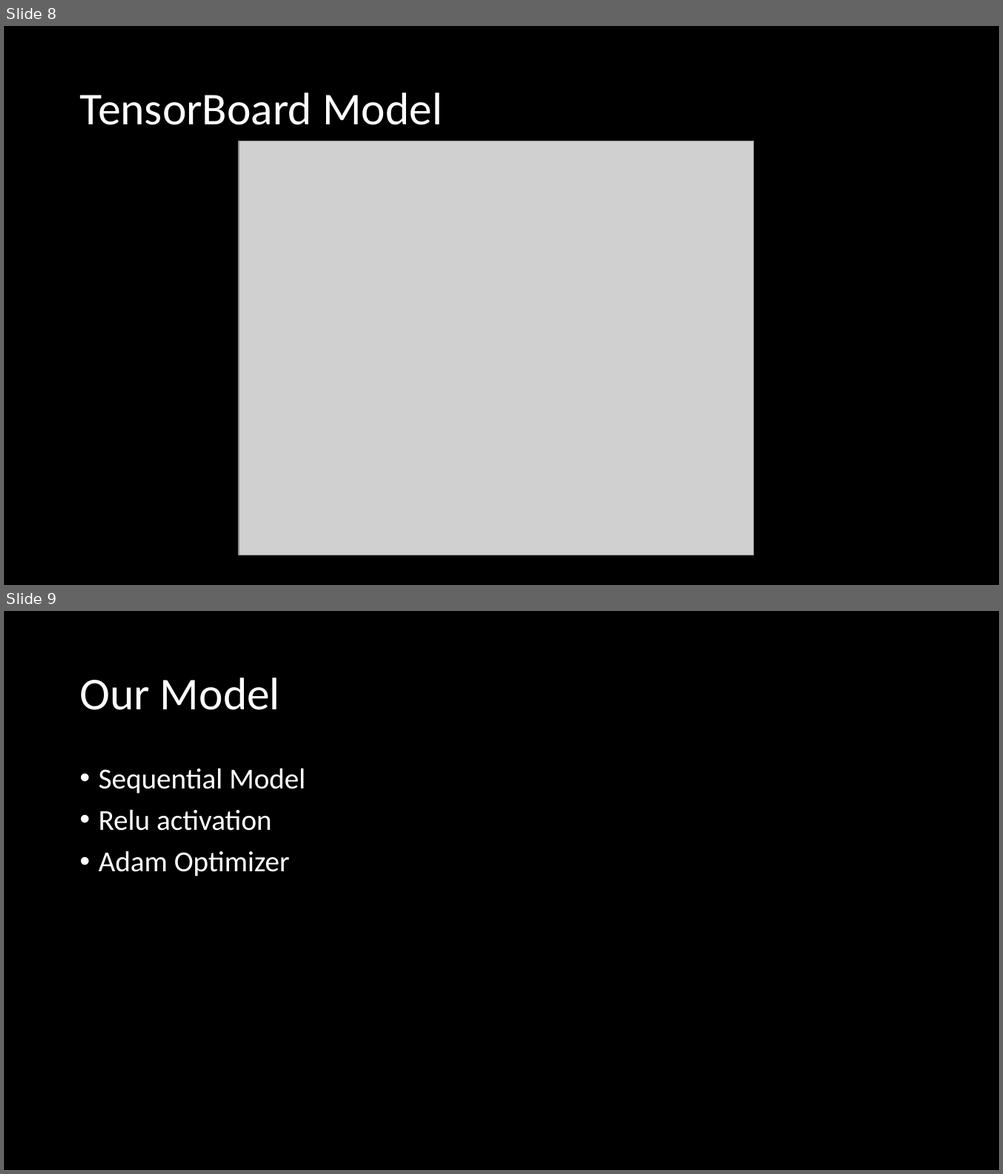
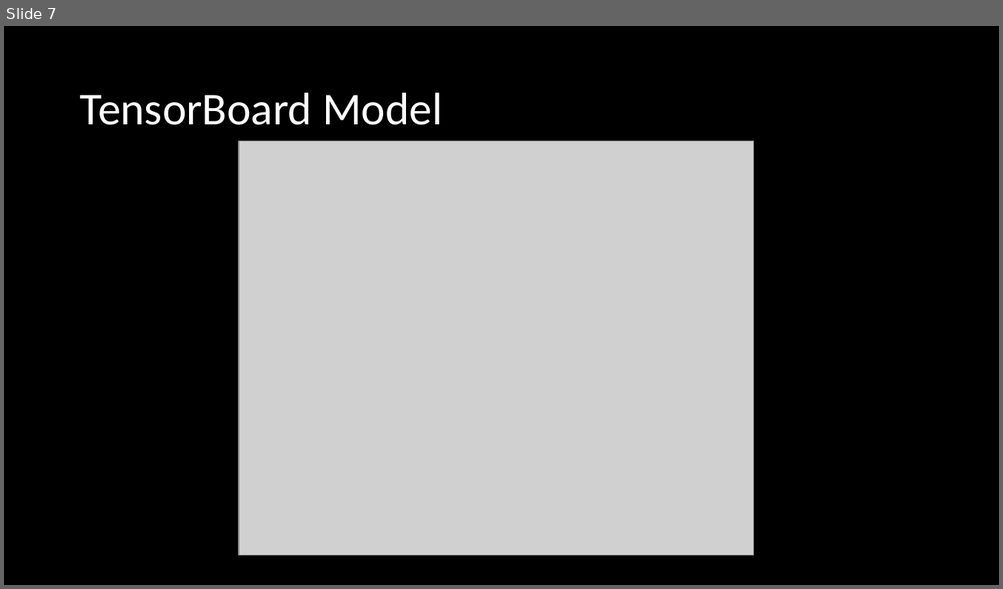
Before and after one commit to milsteam4144/GLAPS, a slide deck: Presentation/GLAPS Presentation.pptx. Shown one above the other, each under a label of ours: slides 8 and 9 before the commit, slide 7 after it. The pictures are 1003x1174 and 1003x589 pixels, drawn with LibreOffice and Linux fonts; fonts in the diff are those of the drawing; grey boxes stand for pictures. Boxes give left, top, right and bottom in pixels: in the first picture for what was removed or moved away, otherwise in the second. Text is boxed around its words. In the diff, an @@ line names an element or a change of style, - is before the commit and + after.

```diff
--- a/Presentation/GLAPS Presentation.pptx
+++ b/Presentation/GLAPS Presentation.pptx
@@ slide 9 removed at [4,611,999,1170], background #000000 @@
@@ title removed at [79,678,280,710] @@
-Our Model
@@ text removed at [99,768,305,877] @@
-• Sequential Model
-• Relu activation
-• Adam Optimizer
@@ what was slide 8 is now slide 7 @@
```
Also in this commit, not shown: 5 slides changed, 1 slide added, 3 other slides removed.
